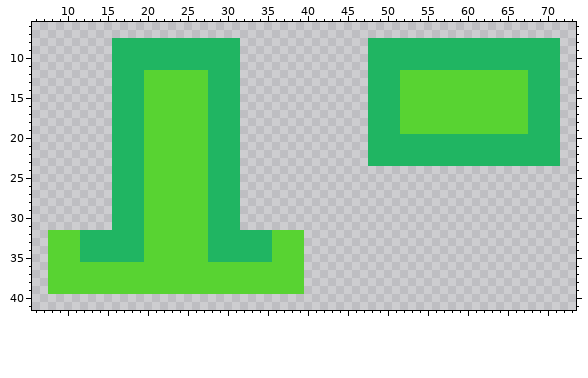
Sprite sheet -- Assets/Art/Spritesheets/Obstaculos_Spritesheet_Grid_8x8.png. The picture above was drawn from the file before the commit.
The file is 80x48 pixels. Shown: x 6..73, y 6..41.
Once edited:
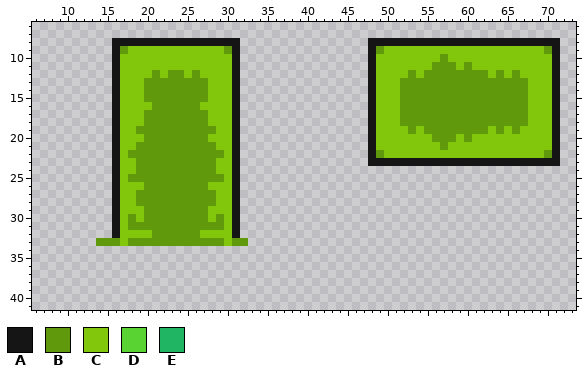
Palette (. is transparent): A #151515  B #61990c  C #82c70c  D #58d332  E #20b562
Diff:
Changed rows in their new state; - is an unchanged pixel.
first column x 8:
 8 --------AAAAAAAAAAAAAAAA----------------AAAAAAAAAAAAAAAAAAAAAAAA
 9 --------ABCCCCCCCCCCCCBA----------------ABCCCCCCCCCCCCCCCCCCCCBA
10 --------ACCCCCCCCCCCCCCA----------------ACCCCCCCCBCCCCCCCCCCCCCA
11 --------ACCCCCCCCCCCCCCA----------------ACCCCCCCBBBCBCCCCCCCCCCA
12 --------ACCCCBCBBCBCCCCA----------------ACCCCBCBBBBBBBBCBCBCCCCA
13 --------ACCCBBBBBBBBCCCA----------------ACCCBBBBBBBBBBBBBBBBCCCA
14 --------ACCCBBBBBBBBCCCA----------------ACCCBBBBBBBBBBBBBBBBCCCA
15 --------ACCCBBBBBBBBCCCA----------------ACCCBBBBBBBBBBBBBBBBCCCA
16 --------ACCCCBBBBBBCCCCA----------------ACCCBBBBBBBBBBBBBBBBCCCA
17 --------ACCCBBBBBBBBCCCA----------------ACCCBBBBBBBBBBBBBBBBCCCA
18 --------ACCCBBBBBBBBCCCA----------------ACCCBBBBBBBBBBBBBBBBCCCA
19 --------ACCBBBBBBBBBBCCA----------------ACCCCBCBBBBBBBBCBCBCCCCA
20 --------ACCCBBBBBBBBCCCA----------------ACCCCCCCBBBCBCCCCCCCCCCA
21 --------ACCBBBBBBBBBBCCA----------------ACCCCCCCCBCCCCCCCCCCCCCA
22 --------ACBBBBBBBBBBBBCA----------------ABCCCCCCCCCCCCCCCCCCCCBA
23 --------ACCBBBBBBBBBBCCA----------------AAAAAAAAAAAAAAAAAAAAAAAA
24 --------ACCBBBBBBBBBBCCA----------------------------------------
25 --------ACBBBBBBBBBBBBCA----------------------------------------
26 --------ACCCBBBBBBBBCCCA----------------------------------------
27 --------ACCBBBBBBBBBBCCA----------------------------------------
28 --------ACCBBBBBBBBBBCCA----------------------------------------
29 --------ACCCBBBBBBBBCCCA----------------------------------------
30 --------ACBCBBBBBBBBCBCA----------------------------------------
31 --------ACBBBBBBBBBBBBCA----------------------------------------
32 ........ACCCCBBBBBBCCCCA........--------------------------------
33 ......BBBCBBBBBBBBBBBBCBB.......--------------------------------
34 ................................--------------------------------
35 ................................--------------------------------
36 ................................--------------------------------
37 ................................--------------------------------
38 ................................--------------------------------
39 ................................--------------------------------
